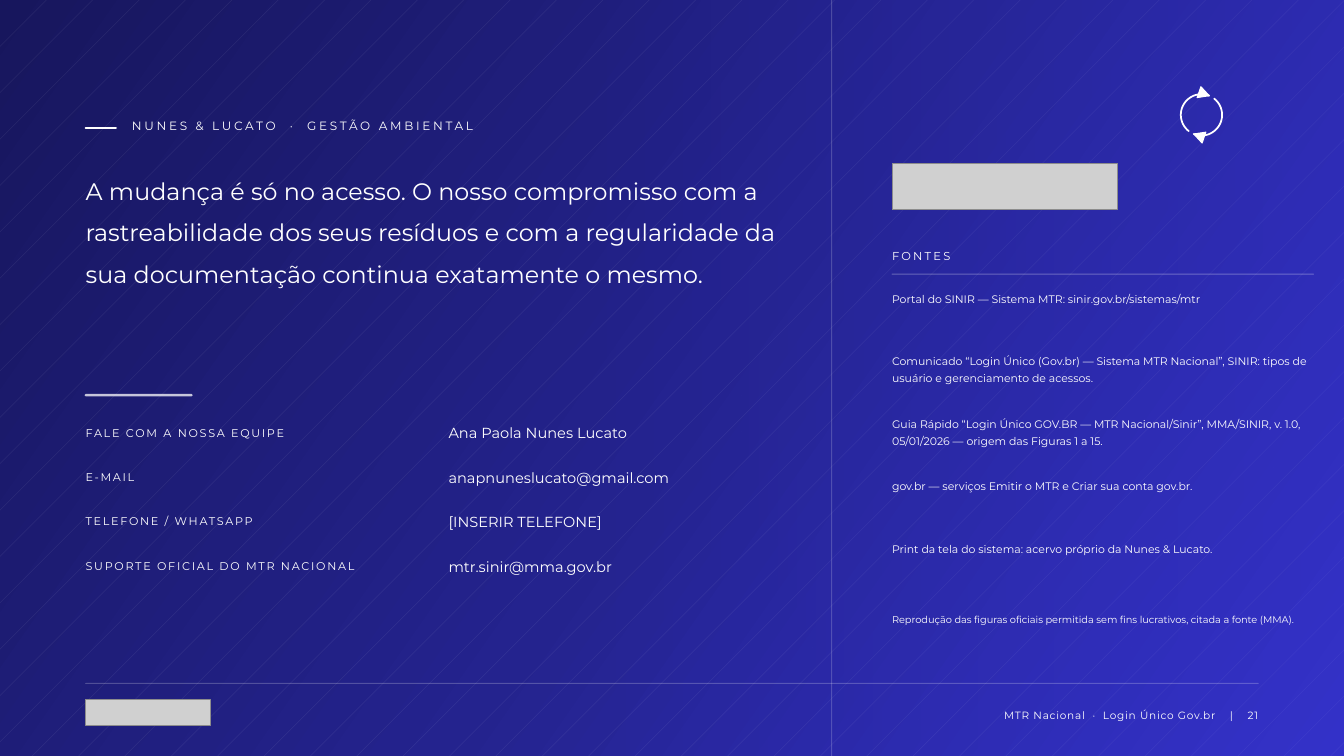
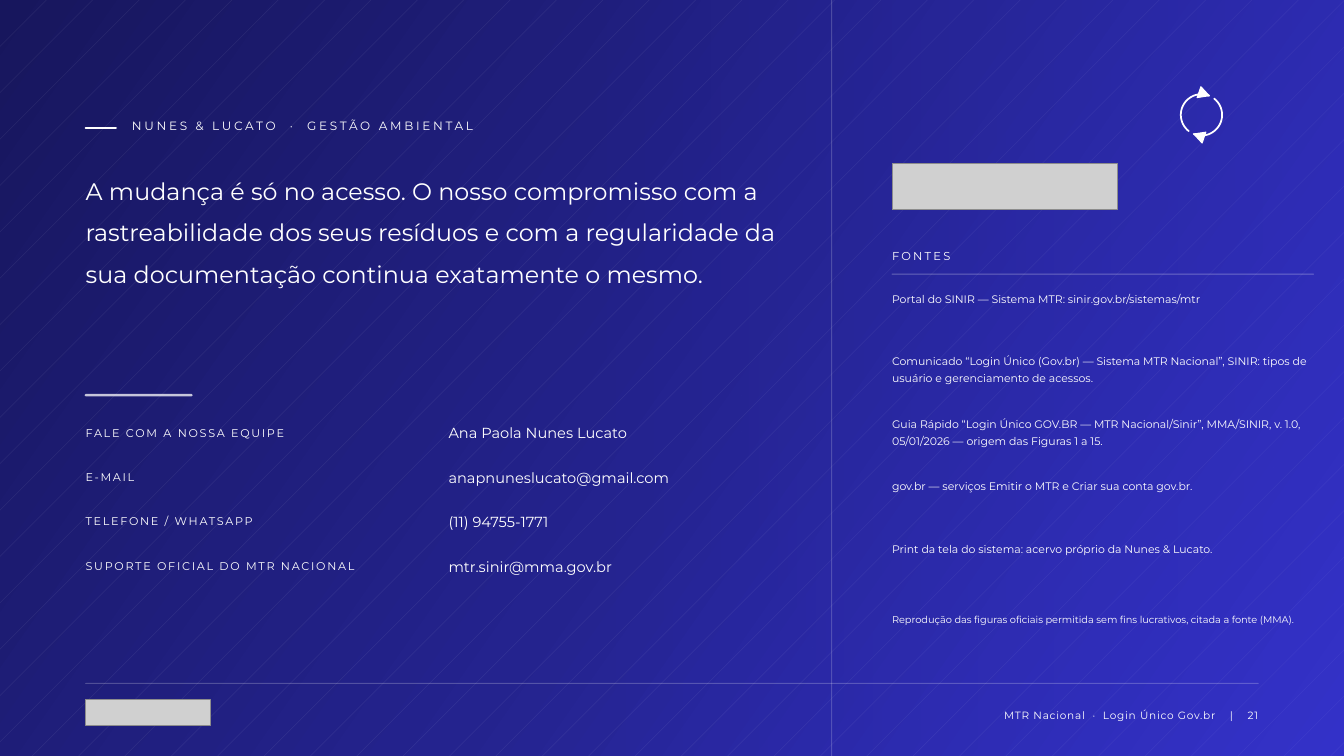
Before and after one commit to giovaniwawa789-beep/Kiro, a slide deck: slide 21 of apresentacoes/sinir_mtr/Nunes_Lucato_MTR_Login_Unico_Govbr.pptx. Drawn at 1344x756 pixels with LibreOffice and Linux fonts; fonts in the diff are those of the drawing; grey boxes stand for pictures. Boxes give left, top, right and bottom in pixels: in the first picture for what was removed or moved away, otherwise in the second. Text is boxed around its words. In the diff, an @@ line names an element or a change of style, - is before the commit and + after.

Commit message:
Preenche o celular da responsavel
Celular (11) 94755-1771, informado pelo cliente. E campo obrigatorio na
janela Adicionar Usuario, entao sem ele o cadastro da Rota A nao conclui.
Entra como constante NL_CELULAR e aparece no slide 10 (dados a digitar) e no
slide 21 (contato), substituindo o [INSERIR TELEFONE] que estava la.

Nao ha mais nenhum marcador [INSERIR] no deck. Seguem apenas os [CONFIRMAR]
dos slides 11 e 13 e o [PRINT PENDENTE] do slide 15, que dependem de
informacao que nao temos como verificar.

```diff
--- a/apresentacoes/sinir_mtr/Nunes_Lucato_MTR_Login_Unico_Govbr.pptx
+++ b/apresentacoes/sinir_mtr/Nunes_Lucato_MTR_Login_Unico_Govbr.pptx
@@ text at [449, 516, 549, 530]: text changed @@
-[INSERIR TELEFONE]
+(11) 94755-1771
```
Also in this commit, not shown: 1 other slide changed, 3 other files.
